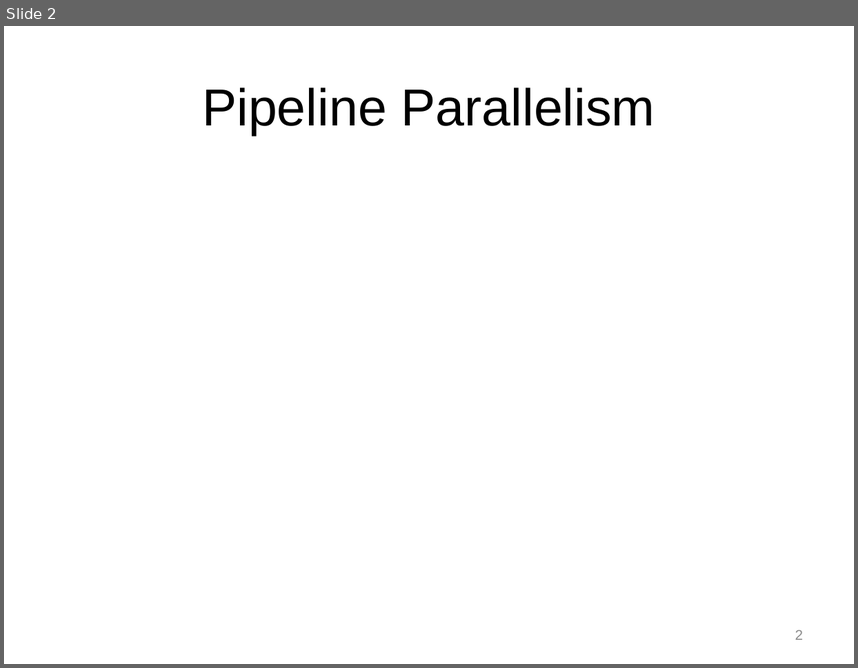
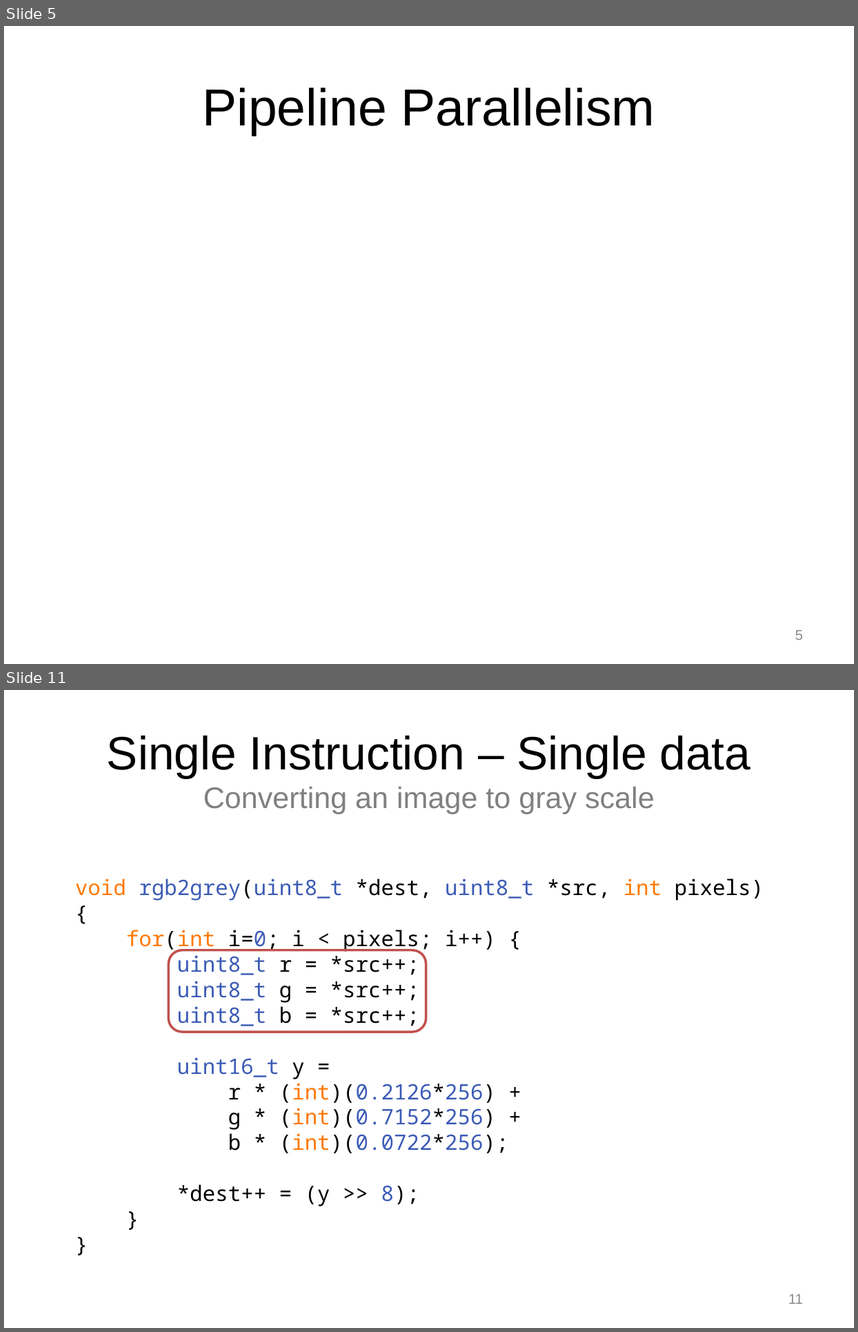
Before and after one commit to Jule/aw1, a slide deck: Praese/Presentation1.pptx. Shown one above the other, each under a label of ours: slide 2 before the commit, slides 5 and 11 after it; the slides between them are not shown. The pictures are 858x668 and 858x1332 pixels, drawn with LibreOffice and Linux fonts; fonts in the diff are those of the drawing; background and template pictures are left out. Boxes give left, top, right and bottom in pixels: in the first picture for what was removed or moved away, otherwise in the second. Text is boxed around its words. In the diff, an @@ line names an element or a change of style, - is before the commit and + after.

```diff
--- a/Praese/Presentation1.pptx
+++ b/Praese/Presentation1.pptx
@@ slide 11 added at (4,690,854,1328), background picture (left out) @@
@@ title added at (107,736,751,814), 39.6 pt, text #000000 @@
+Single Instruction – Single data
+Converting an image to gray scale
@@ text added at (75,878,764,1206), 18 pt, text #000000 @@
+void rgb2grey(uint8_t *dest, uint8_t *src, int pixels) {
+for(int i=0; i < pixels; i++) {
+uint8_t r = *src++;
+uint8_t g = *src++;
+uint8_t b = *src++;
+uint16_t y =
+r * (int)(0.2126*256) +
+g * (int)(0.7152*256) +
+b * (int)(0.0722*256);
+*dest++ = (y >> 8);
+}
+}
@@ rounded rectangle added at (169,950,426,1032), outline #C0504D 2 pt @@
@@ page number added at (789,1294,803,1303), 12 pt, text #8C8C8C @@
+11
@@ what was slide 2 is now slide 5 @@
@@ page number at (795,630,803,639): text changed @@
-2
+5
```
Also in this commit, not shown: 1 slide changed, 20 other slides added, 2 slides removed.
